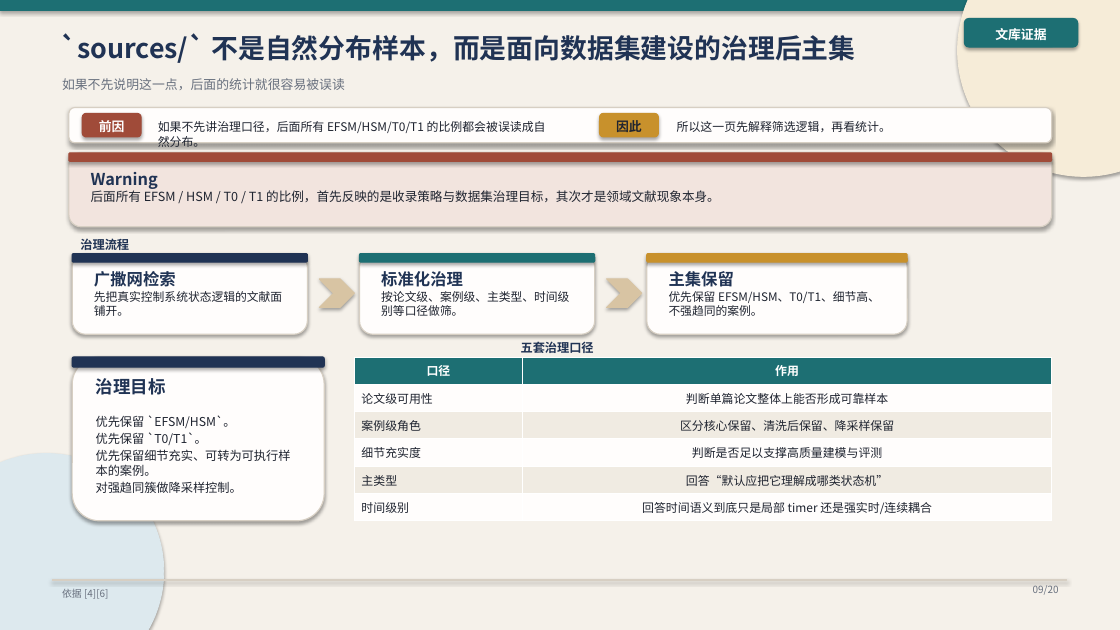
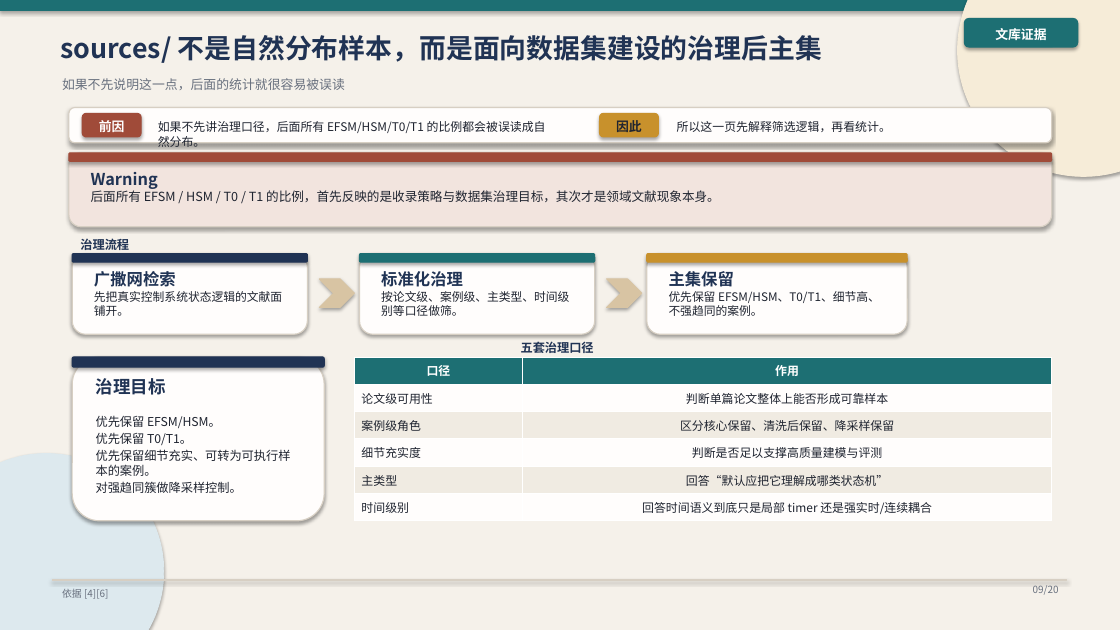
Before and after one commit to HansBug/research_ideas, a slide deck: slide 9 of talks/2026-04-15-导师-进展汇报与思考/ppt/deck.pptx. Drawn at 1120x630 pixels with LibreOffice and Linux fonts; fonts in the diff are those of the drawing. Boxes give left, top, right and bottom in pixels: in the first picture for what was removed or moved away, otherwise in the second. Text is boxed around its words. In the diff, an @@ line names an element or a change of style, - is before the commit and + after.

```diff
--- a/talks/2026-04-15-导师-进展汇报与思考/ppt/deck.pptx
+++ b/talks/2026-04-15-导师-进展汇报与思考/ppt/deck.pptx
@@ text at bbox=[60, 35, 822, 63]: text changed @@
-`sources/` 不是自然分布样本，而是面向数据集建设的治理后主集
+sources/ 不是自然分布样本，而是面向数据集建设的治理后主集
@@ text at bbox=[96, 416, 221, 445]: text changed @@
-优先保留 `EFSM/HSM`。
-优先保留 `T0/T1`。
+优先保留 EFSM/HSM。
+优先保留 T0/T1。
```
Also in this commit, not shown: 15 other slides changed, 1 slide added, 1 slide removed, 5 other files.
